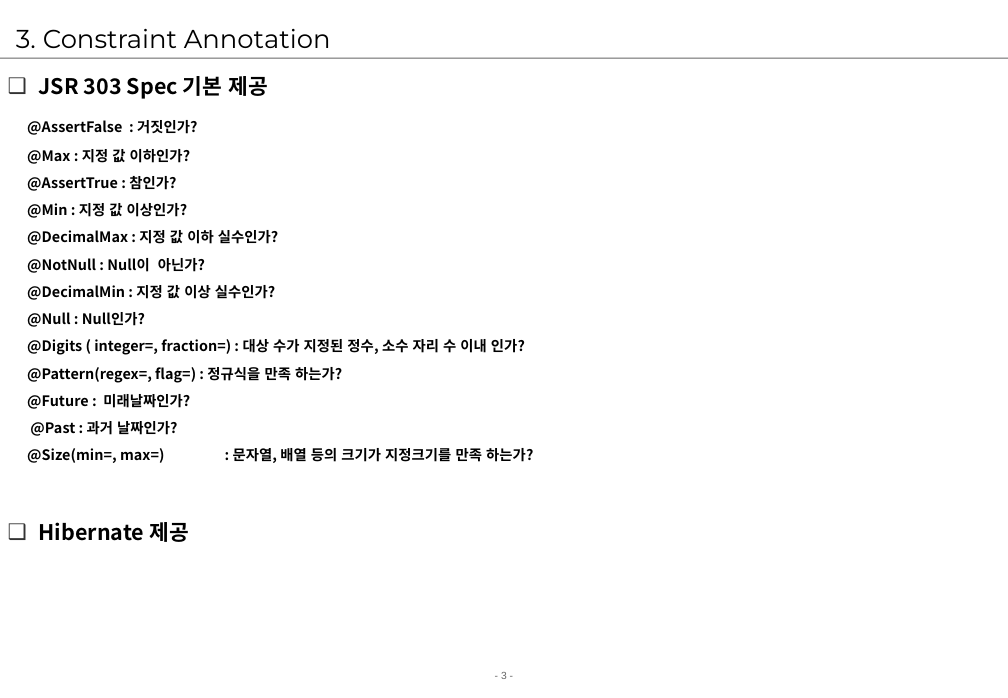
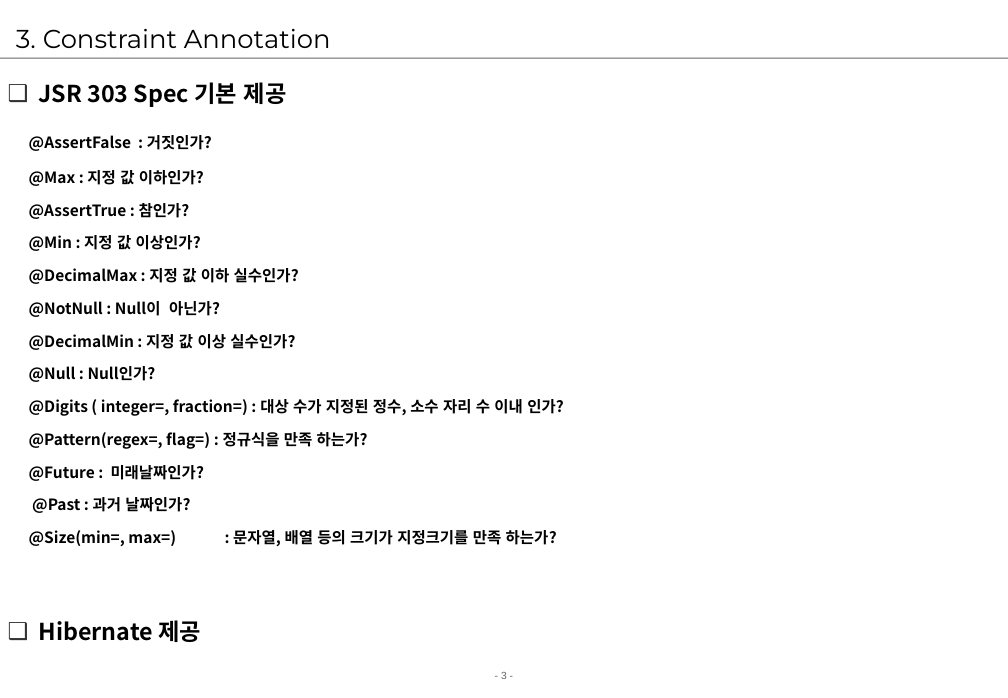
Before and after one commit to jungeunlee95/cafe24-TIL, a slide deck: slide 3 of 2 강의자료/02.강의/4. Spring Framework/10.spring[@Valid].ppt. Drawn at 1008x698 pixels with LibreOffice and Linux fonts; fonts in the diff are those of the drawing; background and template pictures are left out. Boxes give left, top, right and bottom in pixels: in the first picture for what was removed or moved away, otherwise in the second. Text is boxed around its words. In the diff, an @@ line names an element or a change of style, - is before the commit and + after.

```diff
--- a/2 강의자료/02.강의/4. Spring Framework/10.spring[@Valid].ppt
+++ b/2 강의자료/02.강의/4. Spring Framework/10.spring[@Valid].ppt
@@ text "JSR 303 Spec 기본 제공" at [29, 82, 564, 642]: size 16.6 to 18 pt in "JSR 303 Spec 기본 제공", "Hibernate 제공"; size 11.1 to 12 pt; line spacing 1.3 to 1.5 @@
```
Also in this commit, not shown: 3 other slides changed, 19 other files.
